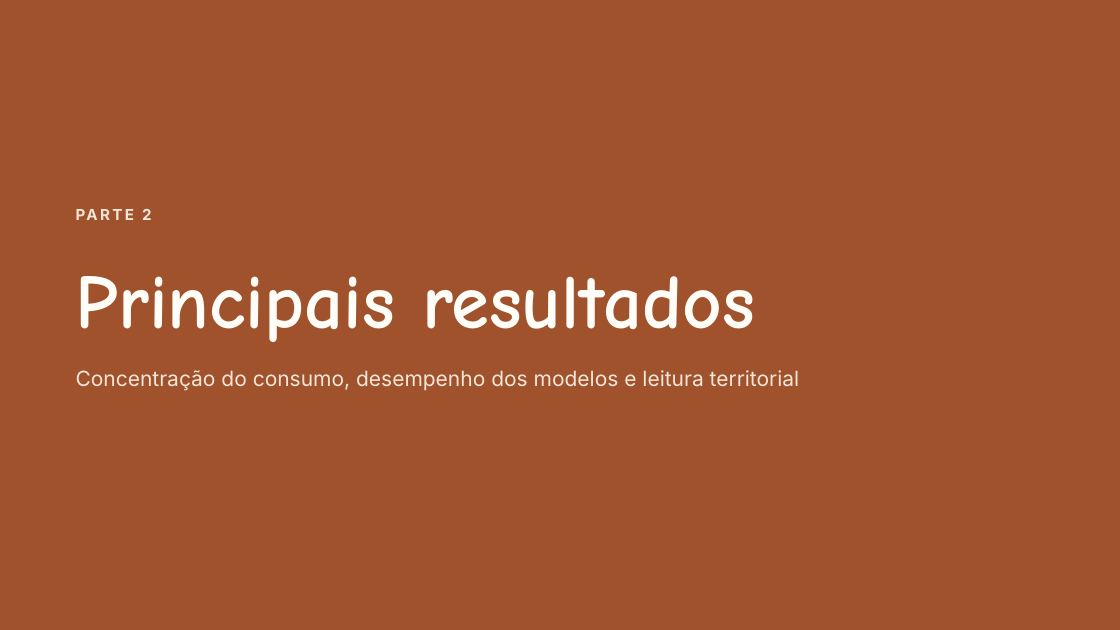
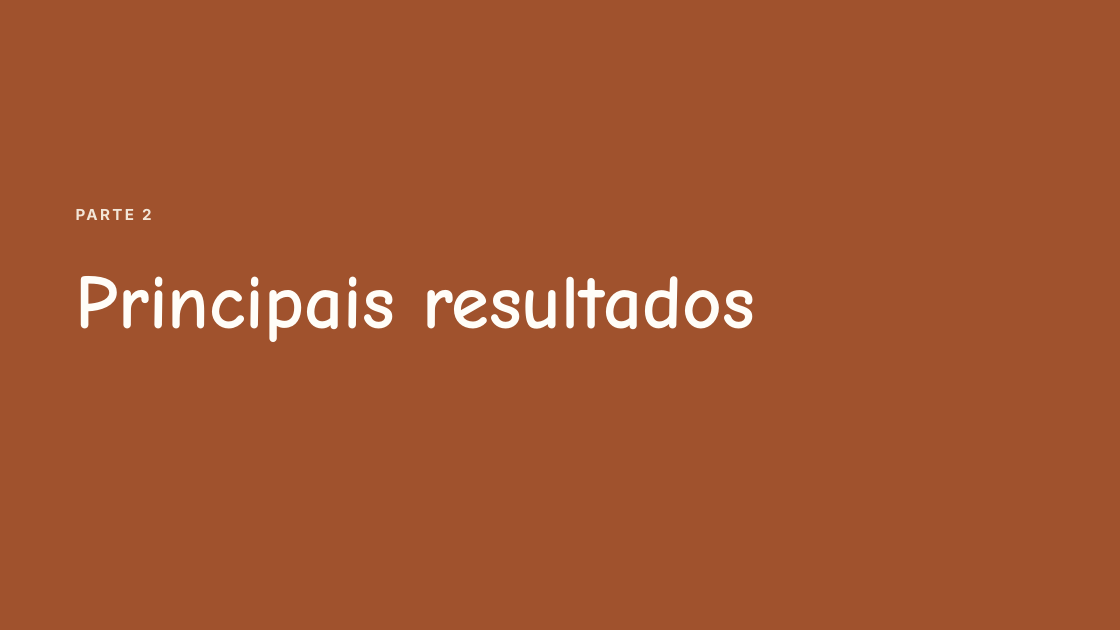
Before and after one commit to lucas-men-nobrega/TCC_projeto, a slide deck: slide 7 of apresentacao/Apresentacao_TCC_v2.pptx. Drawn at 1120x630 pixels with LibreOffice and Linux fonts; fonts in the diff are those of the drawing. Boxes give left, top, right and bottom in pixels: in the first picture for what was removed or moved away, otherwise in the second. Text is boxed around its words. In the diff, an @@ line names an element or a change of style, - is before the commit and + after.

```diff
--- a/apresentacao/Apresentacao_TCC_v2.pptx
+++ b/apresentacao/Apresentacao_TCC_v2.pptx
@@ text removed at [76, 370, 800, 391] @@
-Concentração do consumo, desempenho dos modelos e leitura territorial
```
Also in this commit, not shown: 16 other slides changed, 2 slides added, 3 slides removed, 4 other files.
